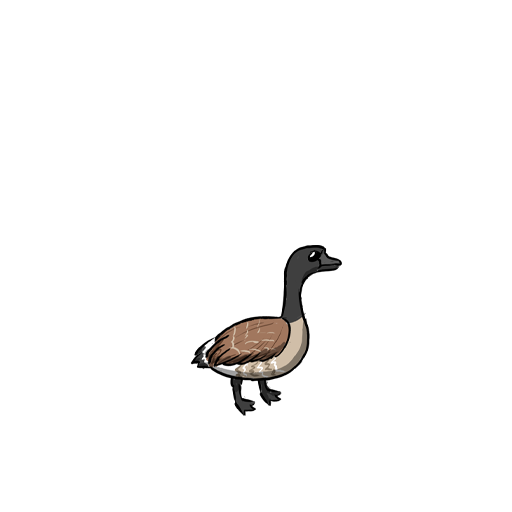
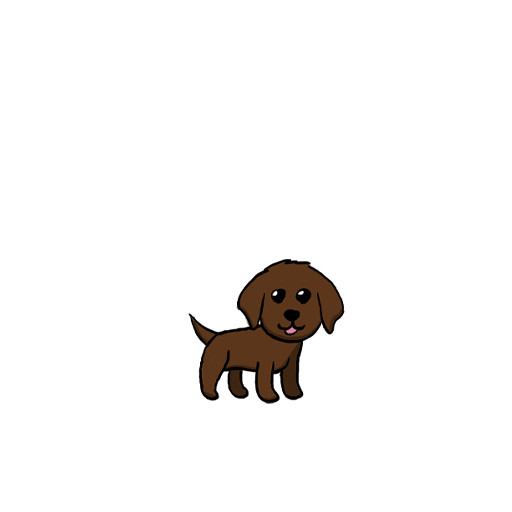
Layers edited between the first and the second 512 × 512 image:
showed "dog", painted on it over [188, 259, 345, 404]
hid "goose" over [190, 245, 342, 416]
